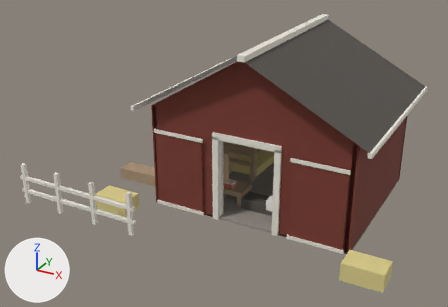
Before and after pictures for a commit that changed the glTF model projects/rv/assets/models/rv/rv_barn.gltf.
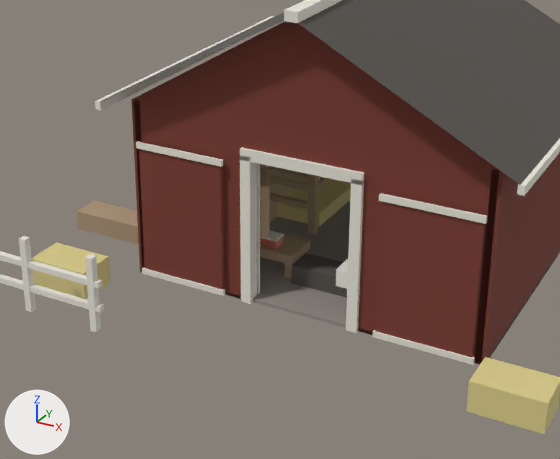
Old and new are each drawn whole from a 50 mm lens placed at (6.96, -16.53, 9.1), pointed at (-1.4, -1.32, 1.49) and again close up on the part from 17% to 87% of the width and 16% to 100% of the height. The lights are fixed; the arrows at lower left show +X, +Y and +Z. The last two pictures show the newer version. Vertices at exactly the same position are counted once.

The first close-up shows 'RV_Barn'.
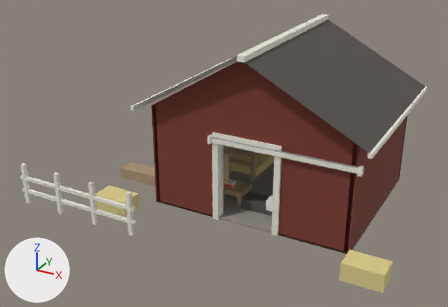
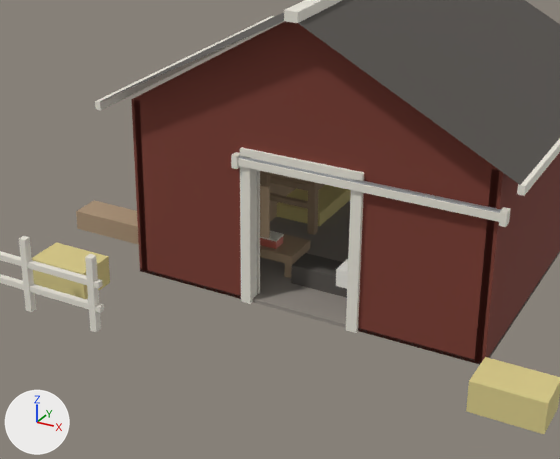
Location of each change, (x1, y1, x2, y2) in pixels of the close-ups (560 x 459 px):
part 1 of me_rv_barn, added: after (238, 158, 500, 222)
part 2 of me_rv_barn, added: after (231, 152, 240, 169)
part 3 of me_rv_barn, added: after (499, 207, 511, 227)
part 4 of me_rv_barn, added (mostly hidden): after (239, 156, 501, 213)
part 5 of me_rv_barn, deleted: before (136, 142, 487, 365)

The change, as a list of edits to the scene's bpy script:
```text
Change me_rv_barn:
    used by ob_rv_barn; location = (0.0, 0.0, 0.0)
    remove me_rv_barn.from_pydata(...)  # 948 vertices, 1434 faces; spans x -6.65..4.35, y -4.61..3.0, z -0.61..5.1
    add me_rv_barn.from_pydata(...)  # 932 vertices, 1410 faces; spans x -6.65..4.35, y -4.61..3.0, z -0.61..5.1
    me_rv_barn part 1: a new loose piece, a box spanning x -1.12..3.22, y -2.72..-2.6, z 2.44..2.56, in mat_barn_trim (white #ece8dd)
    me_rv_barn part 2: a new loose piece, a box spanning x -1.15..-1.05, y -2.74..-2.58, z 2.39..2.61, in mat_barn_trim (white #ece8dd)
    me_rv_barn part 3: a new loose piece, a box spanning x 3.15..3.25, y -2.74..-2.58, z 2.39..2.61, in mat_barn_trim (white #ece8dd)
    me_rv_barn part 4: a new loose piece, a box spanning x -1.125..3.225, y -2.69..-2.63, z 2.55..2.59, in mat_barn_steel (grey #b5b8bc)
    me_rv_barn part 5: 6 loose pieces with 48 vertices, spanning x -2.96..2.96, y -2.73..-2.62, z 0.05..2.47, are deleted
```
